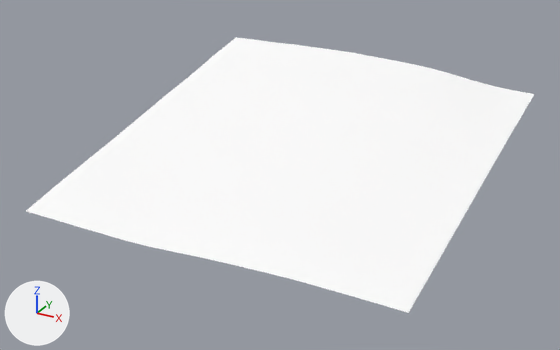
A saved change to the glTF model games/yorimichi/assets/belmonte/meshes/SM_BM_BT_Terrain_7_2.glb.
The view is the same before and after, from a 50 mm camera at (1123.0, -399.0, 199.0) aimed at (889.0, 25.0, -13.0). The lights are fixed; the arrows at lower left show +X, +Y and +Z. The first picture is the older version.

Names of what the first picture shows: 'SM_BM_BT_Terrain_7_2'.
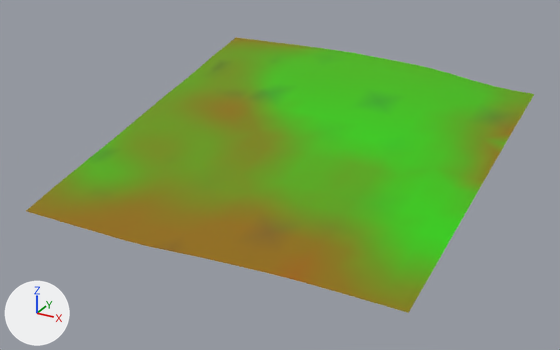
What differs and where, as boxes (x1, y1, x2, y2) in the pictures (560 x 350 px):
part 1 of me_sm_bt_terrain_7_2, recoloured (white to green)
    both: (61, 43, 534, 293)
part 2 of me_sm_bt_terrain_7_2, recoloured (darker)
    both: (26, 37, 523, 313)

Patch to the scene script:
```diff
--- a/games/yorimichi/assets/belmonte/meshes/SM_BM_BT_Terrain_7_2.glb.py
+++ b/games/yorimichi/assets/belmonte/meshes/SM_BM_BT_Terrain_7_2.glb.py
@@ me_sm_bt_terrain_7_2 @@
 me_sm_bt_terrain_7_2.from_pydata(...)  # 534 vertices, 976 faces; spans x 768.0..1024.0, y -88.0..168.0, z -20.0..38.0
 # used by ob_sm_bm_bt_terrain_7_2; location = (0.0, 0.0, 0.0)
+# me_sm_bt_terrain_7_2 part 1: 726 faces centred in x 770.0..1018.0, y -67.0..165.0, z -14.0..38.0 are repainted in the vertex colours; the middle colour goes from white #ffffff to green #639b00
+# me_sm_bt_terrain_7_2 part 2: 250 faces centred in x 770.0..1018.0, y -86.0..165.0, z -20.0..38.0 are repainted in the vertex colours; the middle colour goes from white #ffffff to yellow #857a00
 me_sm_bt_terrain_7_2.materials.append(mat_bm_000_m_terrain_051)
```
